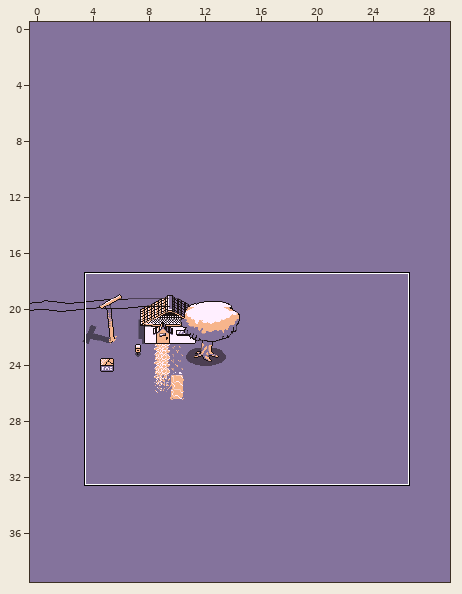
One commit to this Tiled map: assets/map/rooms/Town.tmx. Above: a wide view before the commit, with the close-up outlined.
Close-up. Earlier state:
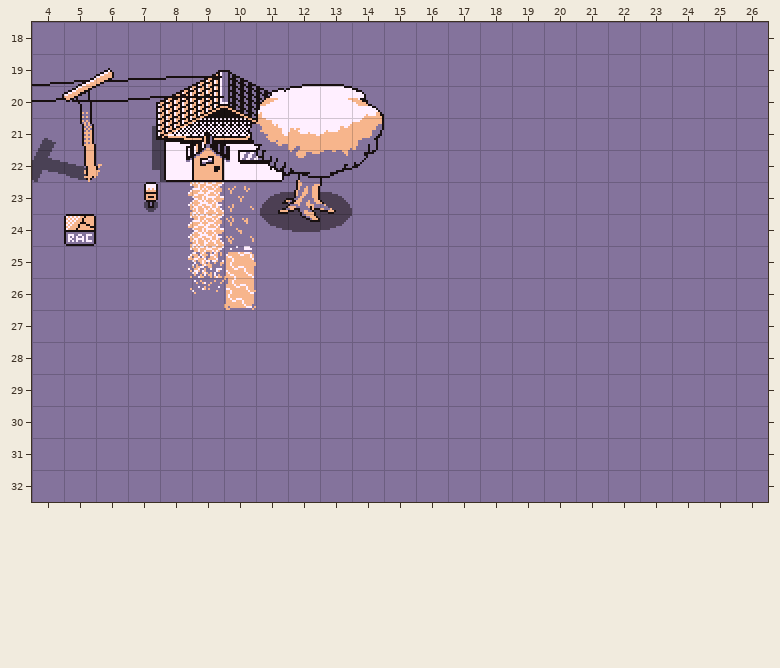
Cells are 16x16 px. Shown: x 4..26, y 18..32.
And afterwards:
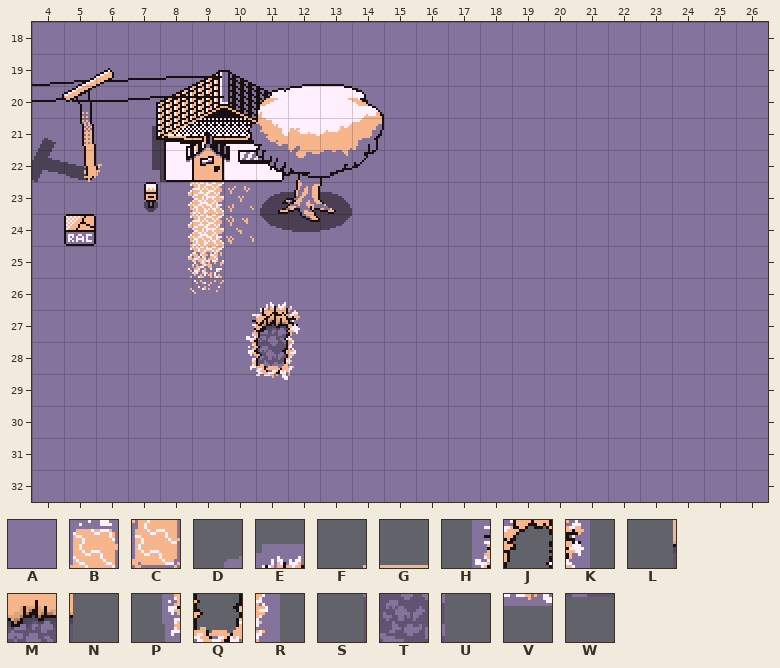
Key: from "tilset": A 40, B 168, C 170, D 185, E 186, F 202, G 203, H 205, J 206, K 207, L 222, M 223, N 224, P 225, Q 226, R 227, S 229, T 230, U 231, V 246, W 250.
_ is an empty cell.
Tiles of an added or newly shown layer are drawn over the layers below it.
The author wrote: Water shader
Changes in this commit:
Layer "Background":
y 25: x 10 B -> A
y 26: x 10 C -> A
Layer "Water" (added):
y 26: x 10..11 __ -> FG
y 27: x 10..12 ___ -> LMN
y 28: x 10..12 ___ -> STU
y 29: x 11 _ -> W
Layer "Water Overlay" (added):
y 26: x 10..11 __ -> DE
y 27: x 10..12 ___ -> HJK
y 28: x 10..12 ___ -> PQR
y 29: x 11 _ -> V
Pixel boxes of the changes (left, top, right, bottom) in both close-ups:
changed: (224, 246, 300, 380)
